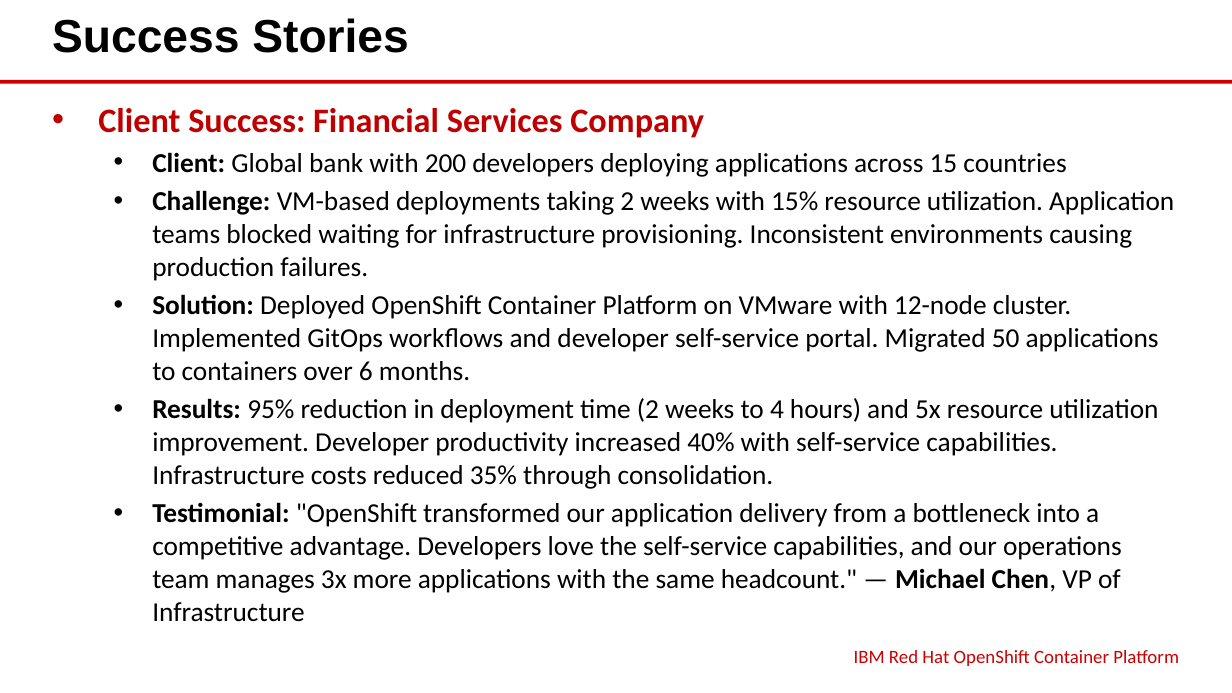
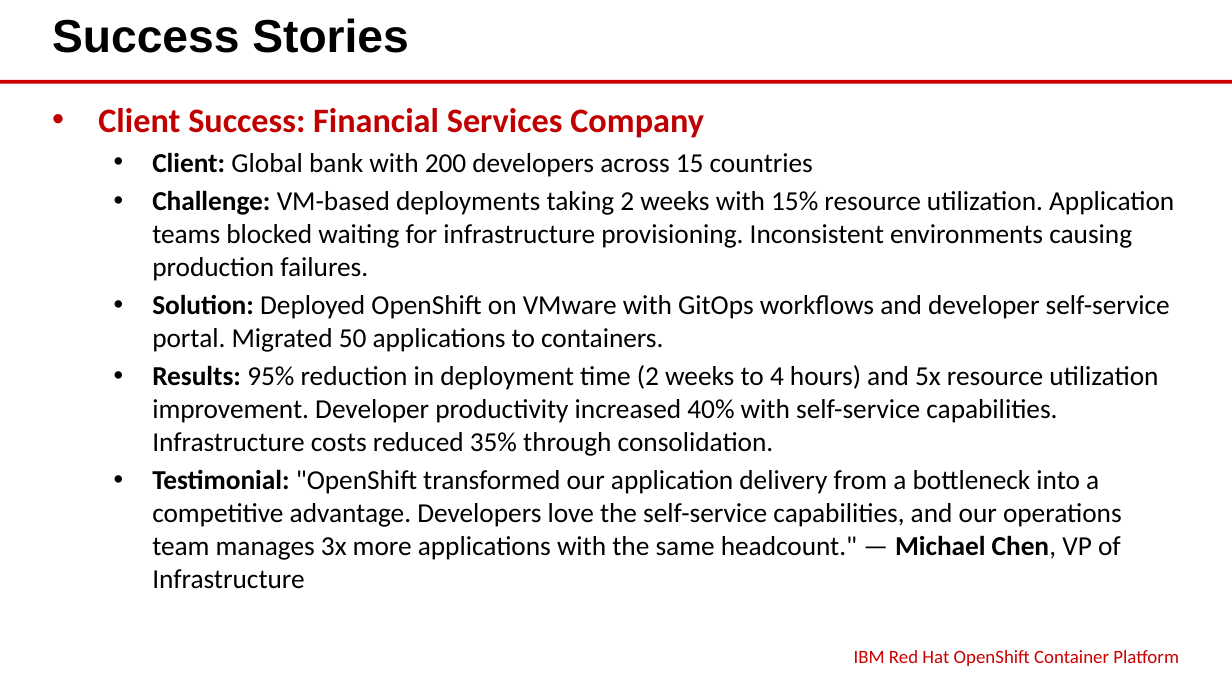
Before and after one commit to eoframework/solutions, a slide deck: slide 7 of solutions/ibm/cloud/openshift-container-platform/presales/solution-briefing.pptx. Drawn at 1232x693 pixels with LibreOffice and Linux fonts; fonts in the diff are those of the drawing. Boxes give left, top, right and bottom in pixels: in the first picture for what was removed or moved away, otherwise in the second. Text is boxed around its words. In the diff, an @@ line names an element or a change of style, - is before the commit and + after.

Commit message:
Fix IBM solution briefing content lengths per guidelines
Applied content length guidelines following AWS IDP format:

Success Story Slide:
- Client: Reduced to <10 words
  * OpenShift: 'Global bank with 200 developers across 15 countries' (9 words)
  * Ansible: 'Managed services provider supporting 200+ enterprise customers with 5000 servers' (10 words)

- Solution: Reduced to <20 words
  * OpenShift: 'Deployed OpenShift on VMware with GitOps workflows and developer self-service portal. Migrated 50 applications to containers.' (18 words)
  * Ansible: 'Deployed Ansible Platform managing 5000 servers and 800 devices. Developed 200 playbooks with ServiceNow integration.' (17 words)

- Challenge: Already <40 words ✓
- Results: Already <40 words ✓
- Testimonial: Already <50 words ✓

Solution Overview Slide:
- Each of 2 main items has max 3 sub-items ✓
- OpenShift: Container Platform (3), Developer Tools (3), Observability (3)
- Ansible: Automation Controller (3), Execution Infrastructure (3), Automation Content (3)

Implementation Approach Slide:
- Each phase has max 3 sub-items ✓
- All phases have exactly 3 bullet points

Investment Summary Slide:
- Tables fully populated with all cost categories ✓
- Data sourced from infrastructure-costs.csv and level-of-effort-estimate.csv

Regenerated and validated both solution briefing PPTX files successfully.

```diff
--- a/solutions/ibm/cloud/openshift-container-platform/presales/solution-briefing.pptx
+++ b/solutions/ibm/cloud/openshift-container-platform/presales/solution-briefing.pptx
@@ text at [152, 152, 813, 177]: text changed @@
-  • Client: Global bank with 200 developers deploying applications across 15 countries
+  • Client: Global bank with 200 developers across 15 countries
@@ text at [152, 294, 1170, 352]: text changed @@
-  • Solution: Deployed OpenShift Container Platform on VMware with 12-node cluster. Implemented GitOps workflows and developer self-service portal. Migrated 50 applications to containers over 6 months.
+  • Solution: Deployed OpenShift on VMware with GitOps workflows and developer self-service portal. Migrated 50 applications to containers.
```
Also in this commit, not shown: 3 other files.
